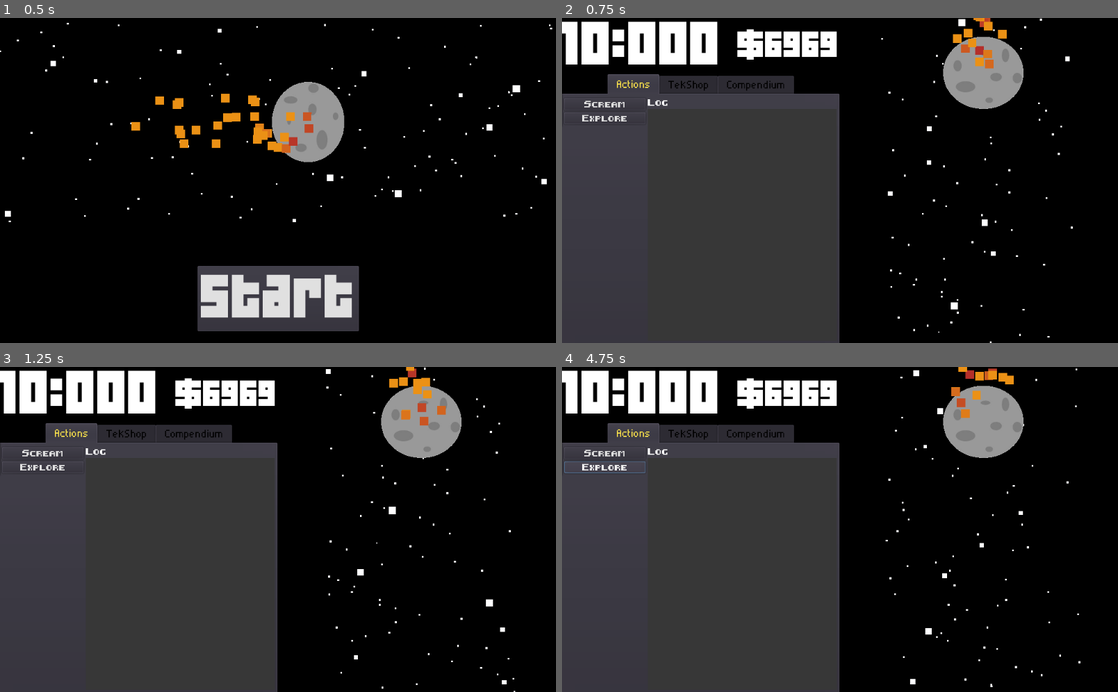
Above: before the commit, frames 1-4 (two rows, left to right).
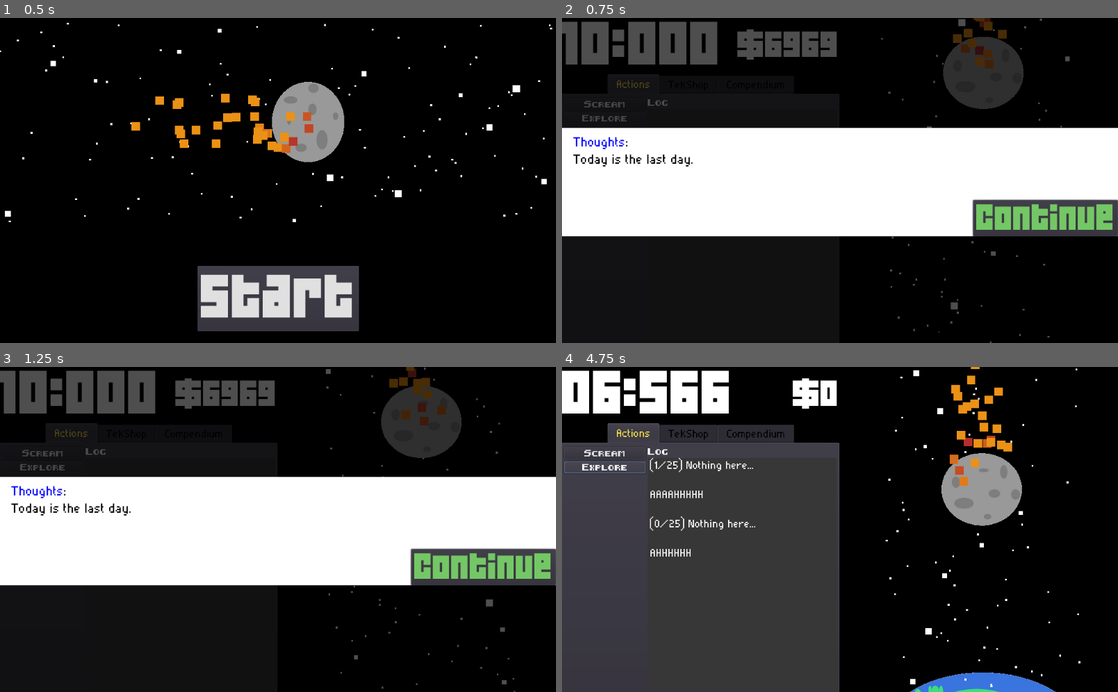
Above: after the commit, the same moments.

Repository: AngelOnFira/ludum-50
Game: Godot game, scene res://Scenes/Menu.tscn
The game is run twice, just before and just after one commit, with the same random seed, the same clock (stepped at 60 frames per second) and the same inputs.
Inputs (mouse positions are in pixels of both pictures, inside the frame that each line leads up to):
- Up to frame 1 (0.5 s): no input
- Up to frame 2 (0.75 s): click "Start" at 0.5 s
- Up to frame 3 (1.25 s): no input
- Up to frame 4 (4.75 s): click (1045, 568) at 1.25 s, where only the run after the commit has a clickable "Continue"; click (606, 454) at 2 s, where only the run after the commit has a clickable "Scream"; click (606, 467) at 2.75 s, where only the run after the commit has a clickable "Explore"; click (606, 454) at 3.5 s, where only the run after the commit has a clickable "Scream"; click (606, 467) at 4.25 s, where only the run after the commit has a clickable "Explore"

Frame 1 is identical in both runs. In frame 2, 64% of the frame differs, in the area x 0-100%, y 0-100%; in frame 3, 64%; in frame 4, 9.7%.

Commit message:
Bugs fixed

Diff:
--- a/Scenes/Main.tscn
+++ b/Scenes/Main.tscn
@@ -453,23 +453,31 @@
 [node name="Intro" type="Control" parent="Story"]
 margin_right = 40.0
 margin_bottom = 40.0
+mouse_filter = 2
 script = ExtResource( 14 )
 
 [node name="AboveAll" type="Node2D" parent="."]
 z_index = 20
 
-[node name="GameCover" type="ColorRect" parent="AboveAll"]
+[node name="ScreenSize" type="Control" parent="AboveAll"]
+margin_right = 40.0
+margin_bottom = 40.0
+rect_min_size = Vector2( 1024, 600 )
+mouse_filter = 2
+
+[node name="GameCover" type="ColorRect" parent="AboveAll/ScreenSize"]
 pause_mode = 2
+visible = false
 anchor_right = 1.0
 anchor_bottom = 1.0
 mouse_filter = 2
 color = Color( 1, 1, 1, 0 )
 
-[node name="GameCoverAnimation" type="AnimationPlayer" parent="AboveAll/GameCover"]
+[node name="GameCoverAnimation" type="AnimationPlayer" parent="AboveAll/ScreenSize/GameCover"]
 anims/EndWorld = SubResource( 16 )
 anims/RESET = SubResource( 17 )
 
-[node name="GreyOutScreen" type="ColorRect" parent="AboveAll"]
+[node name="GreyOutScreen" type="ColorRect" parent="AboveAll/ScreenSize"]
 pause_mode = 2
 visible = false
 anchor_right = 1.0
@@ -477,7 +485,7 @@
 mouse_filter = 2
 color = Color( 0, 0, 0, 0.694118 )
 
-[node name="StoryPanel" type="ColorRect" parent="AboveAll/GreyOutScreen"]
+[node name="StoryPanel" type="ColorRect" parent="AboveAll/ScreenSize/GreyOutScreen"]
 anchor_top = 0.339
 anchor_right = 1.0
 anchor_bottom = 0.5
@@ -485,7 +493,7 @@
 rect_min_size = Vector2( 0, 200 )
 mouse_filter = 2
 
-[node name="StoryLabel" type="RichTextLabel" parent="AboveAll/GreyOutScreen/StoryPanel"]
+[node name="StoryLabel" type="RichTextLabel" parent="AboveAll/ScreenSize/GreyOutScreen/StoryPanel"]
 anchor_right = 1.0
 anchor_bottom = 1.0
 margin_left = 20.0
@@ -503,7 +511,7 @@
 text = "Lorem ipsum dolor sit amet, consectetur adipiscing elit, sed do eiusmod tempor incididunt ut labore et dolore magna aliqua. Ut enim ad minim veniam, quis nostrud exercitation ullamco laboris nisi ut aliquip ex ea commodo consequat.
 "
 
-[node name="Continue" type="Button" parent="AboveAll/GreyOutScreen/StoryPanel"]
+[node name="Continue" type="Button" parent="AboveAll/ScreenSize/GreyOutScreen/StoryPanel"]
 pause_mode = 2
 anchor_left = 1.0
 anchor_top = 1.0
@@ -519,4 +527,4 @@
 [connection signal="pressed" from="MainScreenDivision/LeftSide/LeftSidePanel/TabContainer/Actions/HBoxContainer/LeftPanel/Explore" to="MainScreenDivision/LeftSide/LeftSidePanel/TabContainer/Actions" method="_on_Search_pressed"]
 [connection signal="pressed" from="MainScreenDivision/LeftSide/LeftSidePanel/TabContainer/Actions/HBoxContainer/LeftPanel/Loot" to="MainScreenDivision/LeftSide/LeftSidePanel/TabContainer/Actions" method="_on_Loot_pressed"]
 [connection signal="pressed" from="MainScreenDivision/LeftSide/LeftSidePanel/TabContainer/TekShop/HBoxContainer/LeftPanel/Laptop" to="MainScreenDivision/LeftSide/LeftSidePanel/TabContainer/TekShop" method="_on_Laptop_pressed"]
-[connection signal="pressed" from="AboveAll/GreyOutScreen/StoryPanel/Continue" to="." method="_on_Continue_pressed"]
+[connection signal="pressed" from="AboveAll/ScreenSize/GreyOutScreen/StoryPanel/Continue" to="." method="_on_Continue_pressed"]
--- a/Scripts/Main.gd
+++ b/Scripts/Main.gd
@@ -2,13 +2,14 @@
 
 ### Automatic References Start ###
 onready var _explore: Button = $MainScreenDivision/LeftSide/LeftSidePanel/TabContainer/Actions/HBoxContainer/LeftPanel/Explore
-onready var _game_cover_animation: AnimationPlayer = $AboveAll/GameCover/GameCoverAnimation
-onready var _grey_out_screen: ColorRect = $AboveAll/GreyOutScreen
+onready var _game_cover: ColorRect = $AboveAll/ScreenSize/GameCover
+onready var _game_cover_animation: AnimationPlayer = $AboveAll/ScreenSize/GameCover/GameCoverAnimation
+onready var _grey_out_screen: ColorRect = $AboveAll/ScreenSize/GreyOutScreen
 onready var _hide_log: RichTextLabel = $MainScreenDivision/LeftSide/LeftSidePanel/TabContainer/Actions/HBoxContainer/VBoxContainer/LogBG/HideLog
 onready var _money: Label = $MainScreenDivision/LeftSide/LeftSidePanel/CurrencyBox/Money
 onready var _money_animation: AnimationPlayer = $MainScreenDivision/LeftSide/LeftSidePanel/CurrencyBox/Money/MoneyAnimation
 onready var _money_increase: Control = $MainScreenDivision/LeftSide/LeftSidePanel/CurrencyBox/Money/MoneyIncrease
-onready var _story_label: RichTextLabel = $AboveAll/GreyOutScreen/StoryPanel/StoryLabel
+onready var _story_label: RichTextLabel = $AboveAll/ScreenSize/GreyOutScreen/StoryPanel/StoryLabel
 onready var _tab_container: TabContainer = $MainScreenDivision/LeftSide/LeftSidePanel/TabContainer
 onready var _timer: Label = $MainScreenDivision/LeftSide/LeftSidePanel/CurrencyBox/Timer
 onready var _timer_animation: AnimationPlayer = $MainScreenDivision/LeftSide/LeftSidePanel/CurrencyBox/Timer/TimerAnimation
